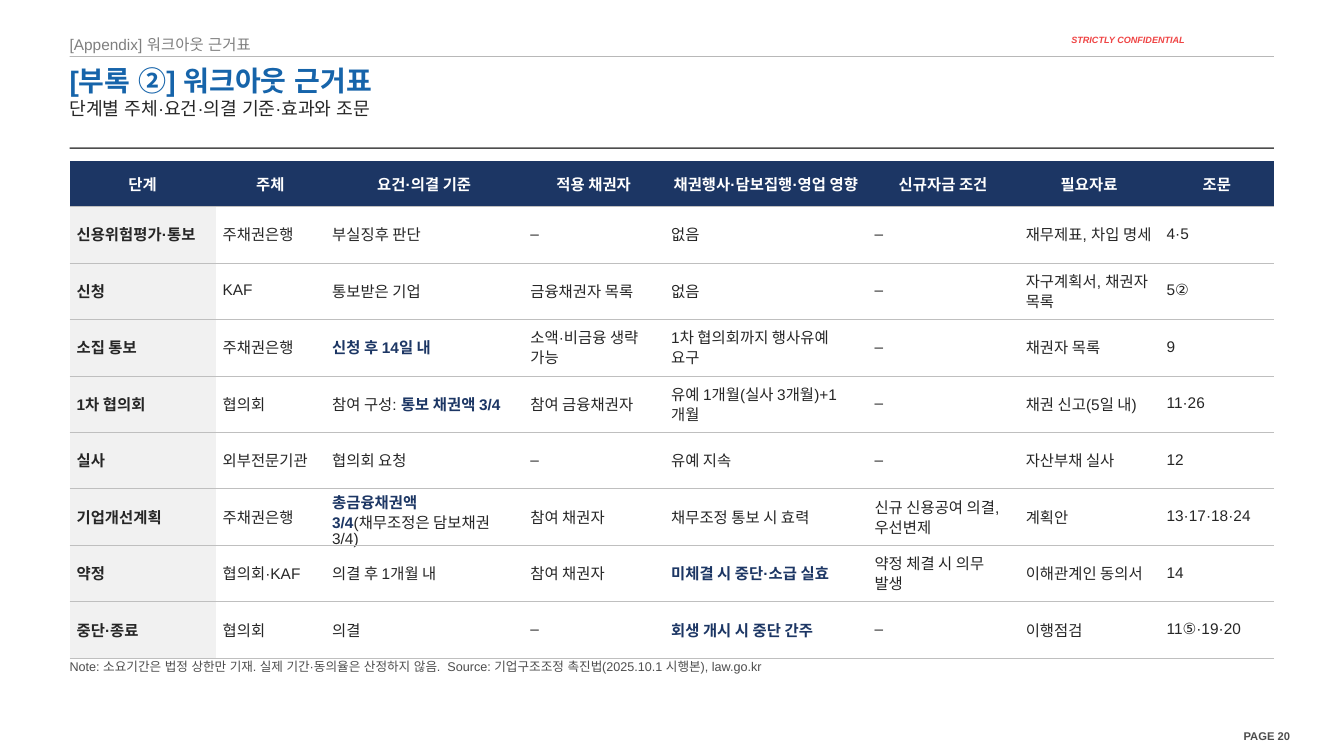
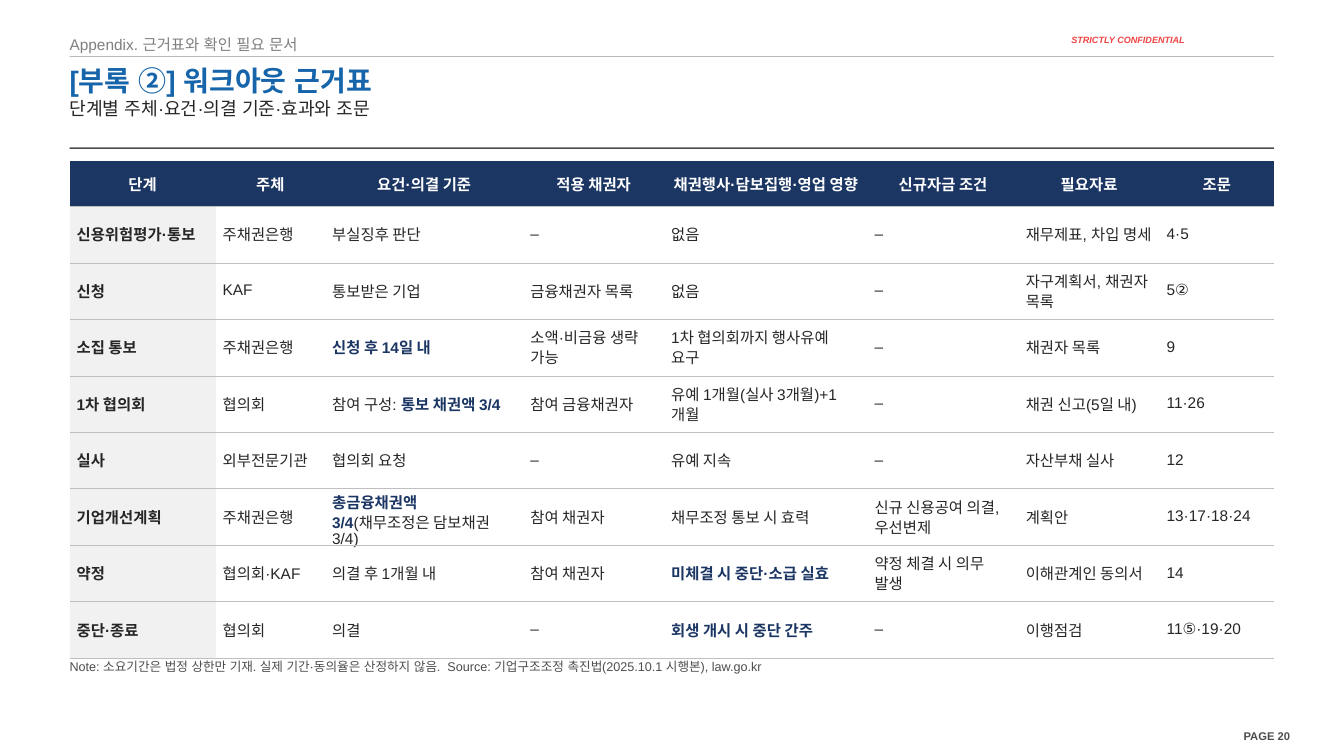
Before and after one commit to jogyesung/GS-Secretary, a slide deck: slide 20 of outputs/CIP_KAF_솔리드_자금조달차질_시나리오_20261120v5.pptx. Drawn at 1344x756 pixels with LibreOffice and Linux fonts; fonts in the diff are those of the drawing; background and template pictures are left out. Boxes give left, top, right and bottom in pixels: in the first picture for what was removed or moved away, otherwise in the second. Text is boxed around its words. In the diff, an @@ line names an element or a change of style, - is before the commit and + after.

```diff
--- a/outputs/CIP_KAF_솔리드_자금조달차질_시나리오_20261120v5.pptx
+++ b/outputs/CIP_KAF_솔리드_자금조달차질_시나리오_20261120v5.pptx
@@ text at [70, 37, 297, 53]: text changed @@
-[Appendix] 워크아웃 근거표
+Appendix. 근거표와 확인 필요 문서
```
Also in this commit, not shown: 20 other slides changed, 1 other file.
